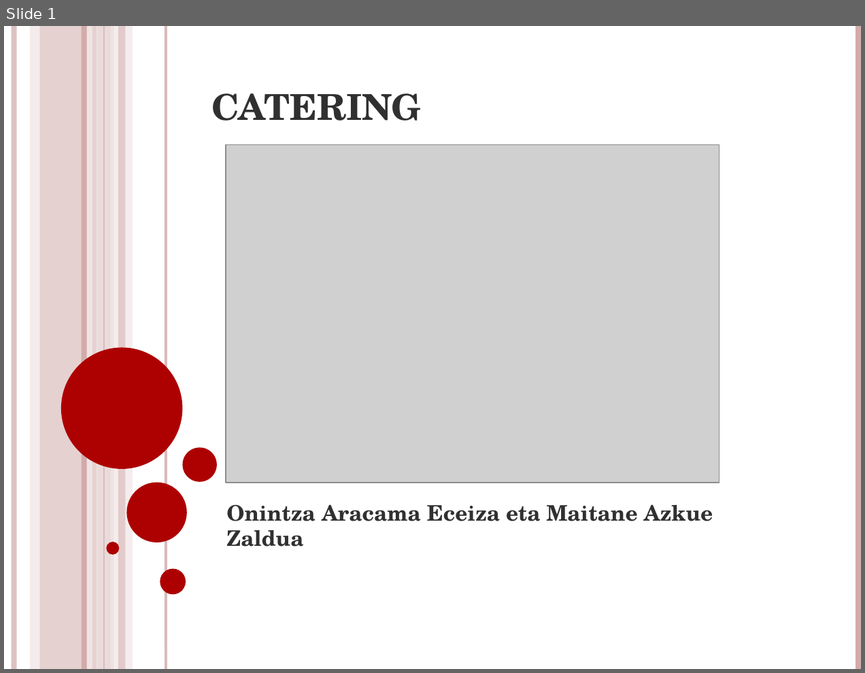
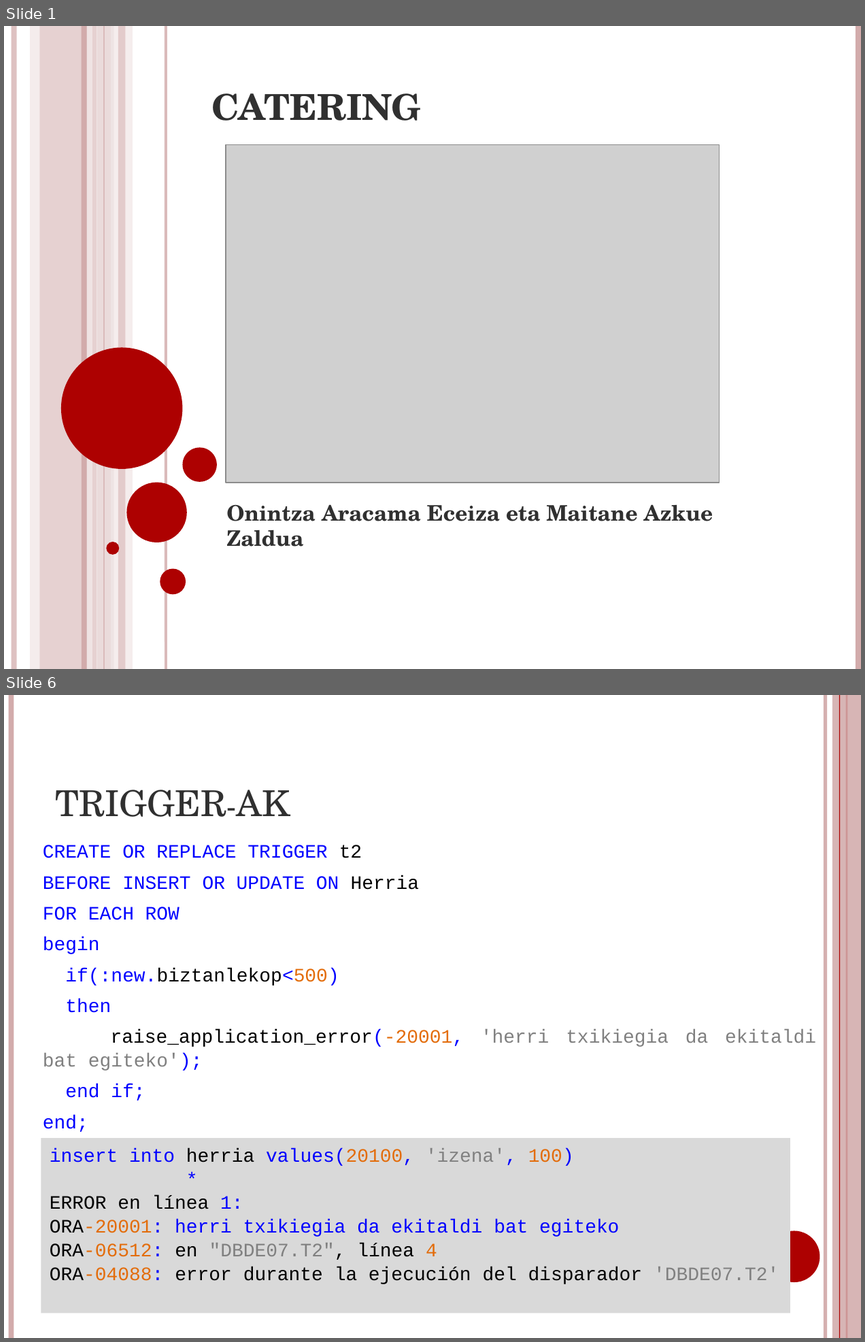
Before and after one commit to mazkue004/wso001m004, a slide deck: ikasleak/DBD/CATERING.pptx. Shown one above the other, each under a label of ours: slide 1 before the commit, slides 1 and 6 after it; the slides between them are not shown. The pictures are 865x673 and 865x1342 pixels, drawn with LibreOffice and Linux fonts; fonts in the diff are those of the drawing; grey boxes stand for pictures. Boxes give left, top, right and bottom in pixels: in the first picture for what was removed or moved away, otherwise in the second. Text is boxed around its words. In the diff, an @@ line names an element or a change of style, - is before the commit and + after.

```diff
--- a/ikasleak/DBD/CATERING.pptx
+++ b/ikasleak/DBD/CATERING.pptx
@@ slide 6 added at [4,695,861,1338], background #FFFFFF @@
@@ line added from (11, 695) to (11, 1338), #D3ABAB 4.5 pt @@
@@ line added from (825, 695) to (825, 1338), #D3ABAB 3 pt @@
@@ rectangle added at [832,695,861,1338], fill #D3ABAB at 87% opacity @@
@@ line added from (839, 695) to (839, 1338), #AD0101 0.75 pt @@
@@ line added from (847, 695) to (847, 1338), #AD0101 1.5 pt @@
@@ title added at [55,790,290,817], 30 pt, text #303030, small capitals @@
+TRIGGER-AK
@@ text added at [43,845,816,1132], 16 pt, text #0000FF @@
+CREATE OR REPLACE TRIGGER t2
+BEFORE INSERT OR UPDATE ON Herria
+FOR EACH ROW
+begin
+if(:new.biztanlekop<500)
+then
+raise_application_error(-20001, 'herri txikiegia da ekitaldi bat egiteko');
+end if;
+end;
@@ rectangle added at [41,1138,789,1312], fill #D9D9D9, 16 pt, text #000000 @@
+insert into herria values(20100, 'izena', 100)
+*
+ERROR en línea 1:
+ORA-20001: herri txikiegia da ekitaldi bat egiteko
+ORA-06512: en "DBDE07.T2", línea 4
+ORA-04088: error durante la ejecución del disparador 'DBDE07.T2'
@@ ellipse added at [768,1231,820,1282], fill #AD0101 @@
```
Also in this commit, not shown: 6 other slides added, 2 slides removed, 4 other files.
